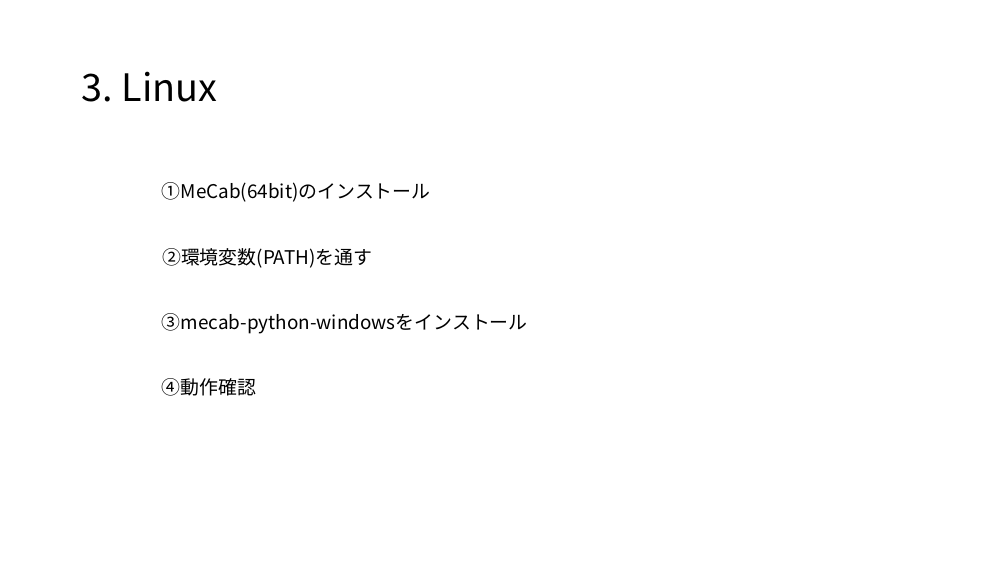
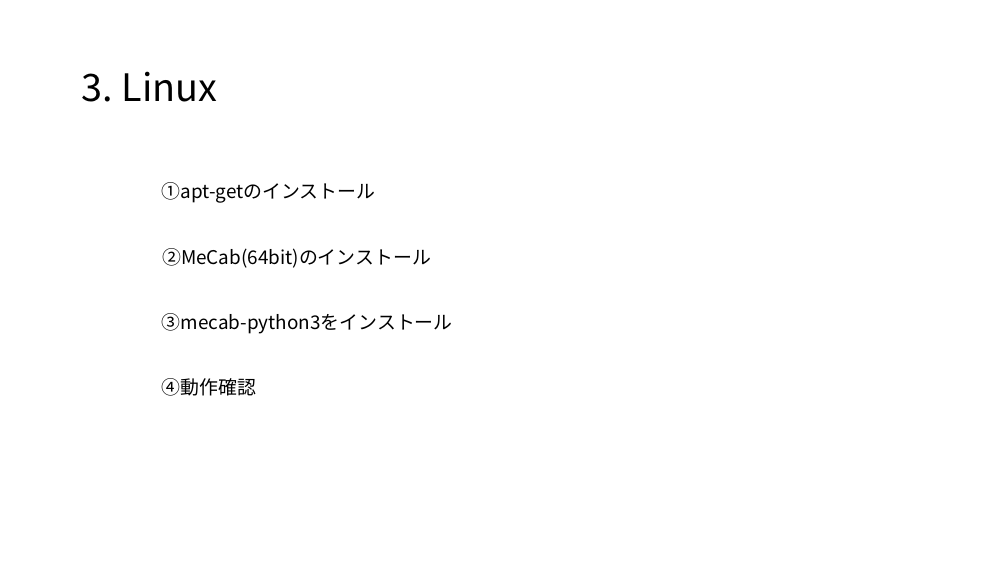
Before and after one commit to satetsu007/NLP_test, a slide deck: slide 10 of doc/mecab.pptx (slide 9 before the commit). Drawn at 1008x567 pixels with LibreOffice and Linux fonts; fonts in the diff are those of the drawing. Boxes give left, top, right and bottom in pixels: in the first picture for what was removed or moved away, otherwise in the second. Text is boxed around its words. In the diff, an @@ line names an element or a change of style, - is before the commit and + after.

```diff
--- a/doc/mecab.pptx
+++ b/doc/mecab.pptx
@@ text added at [162,182,376,203], 18 pt, text #000000 @@
+①apt-getのインストール
@@ text at [162,248,431,268]: text changed @@
-①MeCab(64bit)のインストール
+②MeCab(64bit)のインストール
@@ text removed at [162,248,372,268] @@
-②環境変数(PATH)を通す
@@ text at [162,313,453,334]: text changed @@
-③mecab-python-windowsをインストール
+③mecab-python3をインストール
```
Also in this commit, not shown: 6 other slides changed, 2 slides added, 1 other file.
